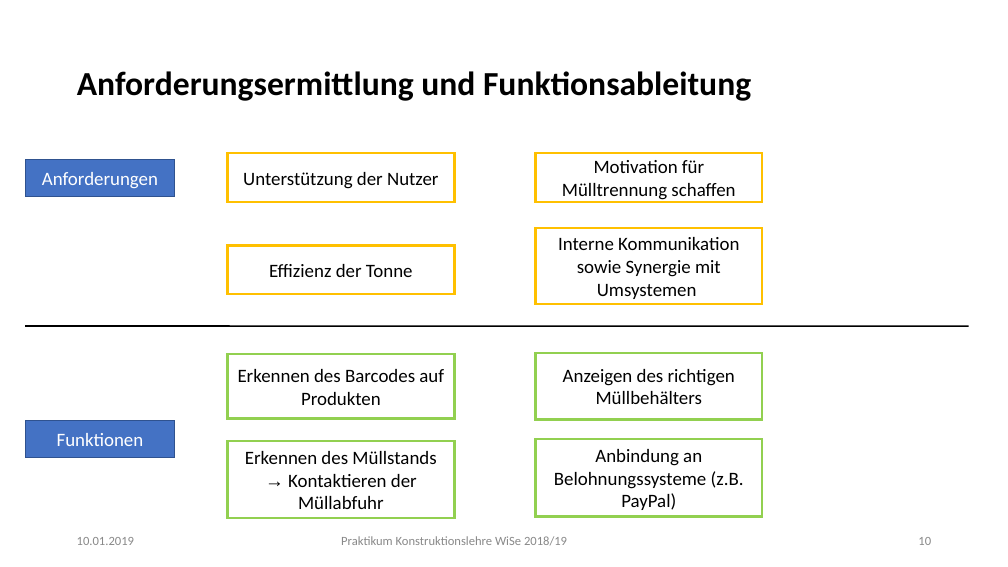
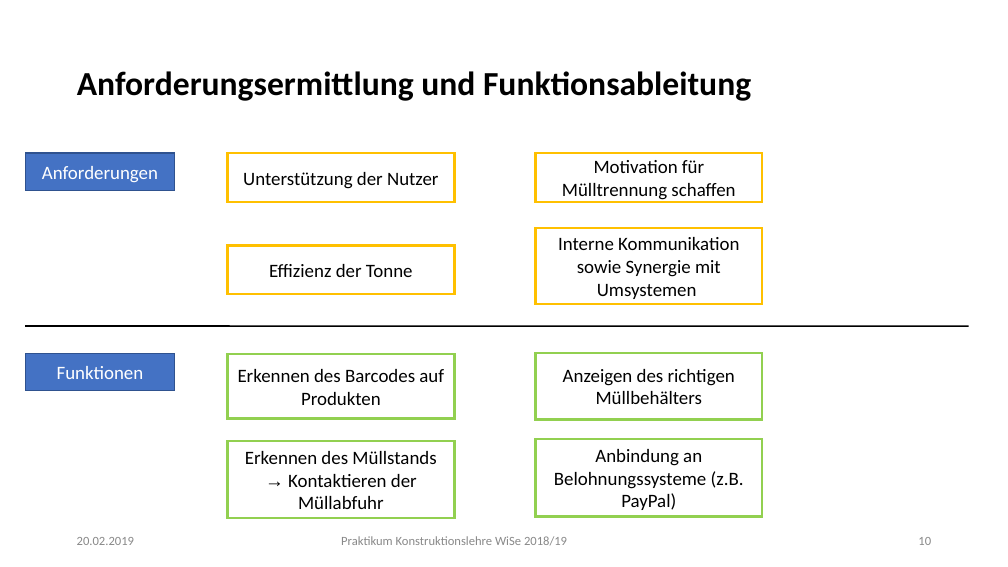
Before and after one commit to KLPraktikum/Code, a slide deck: slide 10 of Praktikum_KonLe_Doku_opendocument.odp. Drawn at 1008x567 pixels with LibreOffice and Linux fonts; fonts in the diff are those of the drawing; background and template pictures are left out. Boxes give left, top, right and bottom in pixels: in the first picture for what was removed or moved away, otherwise in the second. Text is boxed around its words. In the diff, an @@ line names an element or a change of style, - is before the commit and + after.

```diff
--- a/Praktikum_KonLe_Doku_opendocument.odp
+++ b/Praktikum_KonLe_Doku_opendocument.odp
@@ freeform shape "Anforderungen" moved from (x1=25, y1=159, x2=175, y2=196) to (x1=25, y1=153, x2=175, y2=190) @@
@@ freeform shape "Funktionen" moved from (x1=25, y1=420, x2=175, y2=457) to (x1=25, y1=354, x2=175, y2=391) @@
@@ text at (x1=77, y1=537, x2=134, y2=545): text changed @@
-10.01.2019
+20.02.2019
```
Also in this commit, not shown: 32 other slides changed, 1 slide removed, 1 other file.
